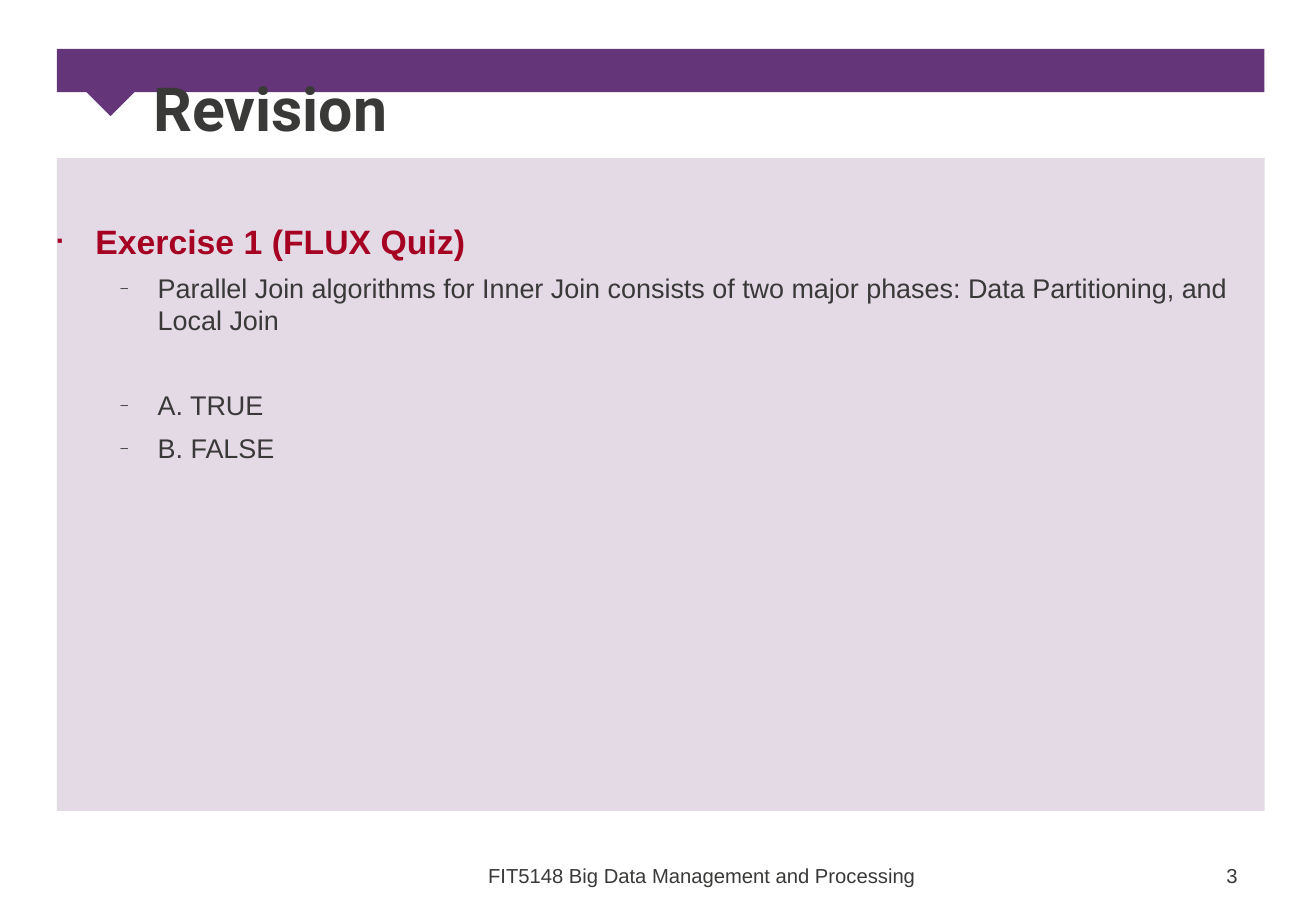
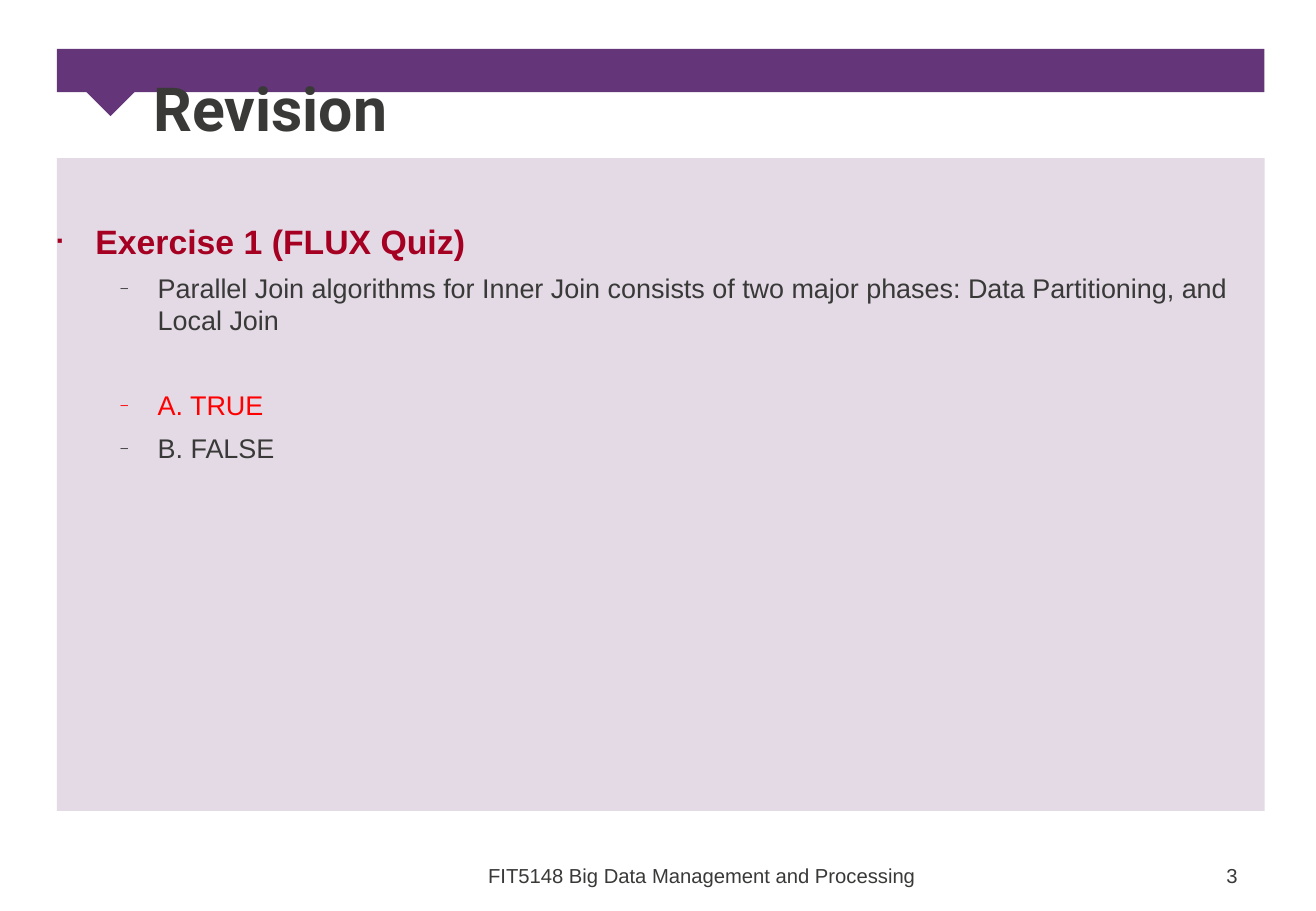
Before and after one commit to xianlinfeng/Documents, a slide deck: slide 3 of FIT5148/week5/FIT5148-5a-Volume-ParSort.pptx. Drawn at 1316x911 pixels with LibreOffice and Linux fonts; fonts in the diff are those of the drawing; background and template pictures are left out. Boxes give left, top, right and bottom in pixels: in the first picture for what was removed or moved away, otherwise in the second. Text is boxed around its words. In the diff, an @@ line names an element or a change of style, - is before the commit and + after.

```diff
--- a/FIT5148/week5/FIT5148-5a-Volume-ParSort.pptx
+++ b/FIT5148/week5/FIT5148-5a-Volume-ParSort.pptx
@@ text at bbox=[158, 396, 263, 416]: text colour #393938 to #FF0000 in "A. TRUE" @@
```
Also in this commit, not shown: 9 other slides changed, 22 other files.
